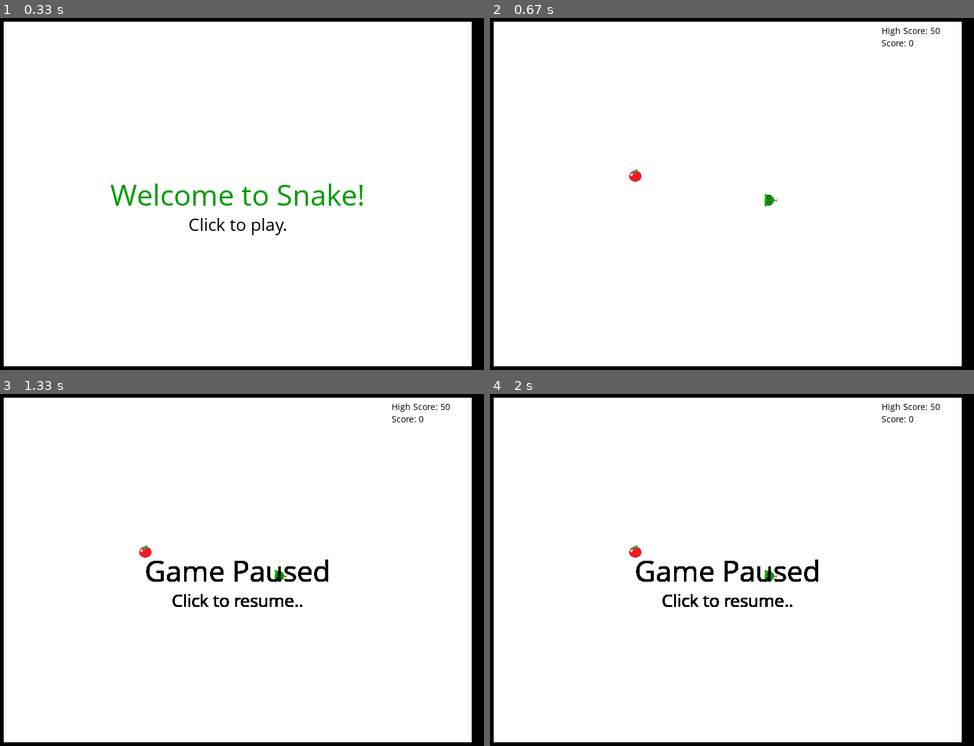
Above: before the commit, frames 1-4 (two rows, left to right).
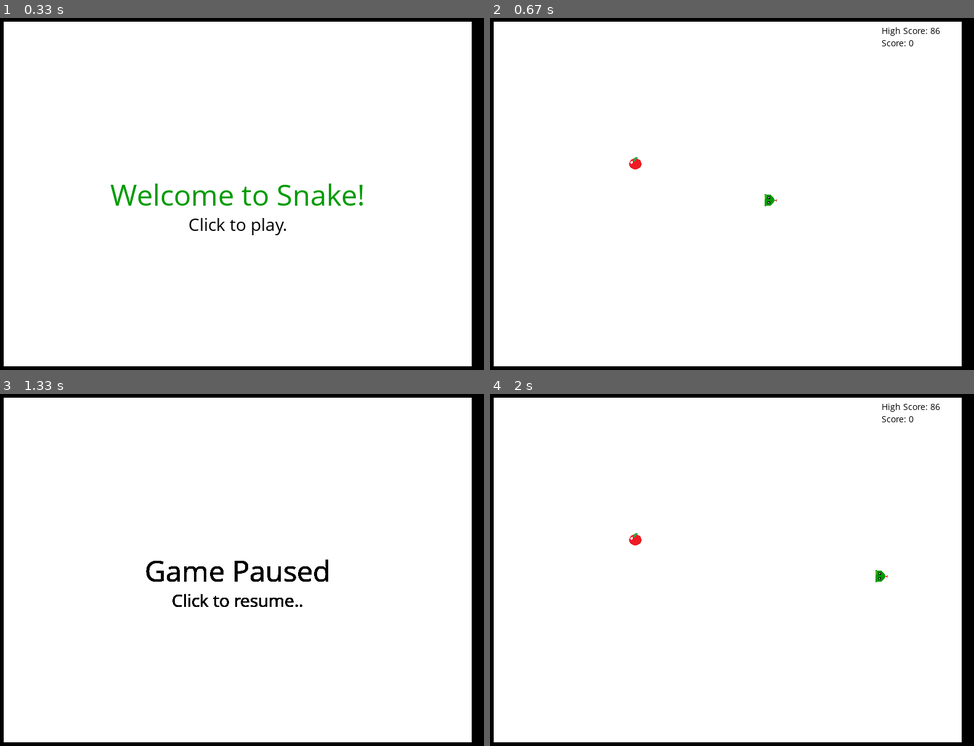
Above: after the commit, the same moments.

Repository: HannahGuo/PythonSnake
Game: pygame game, started from PyGameTest.py
Two runs of this game, one before a commit and one after it. Both use one fixed random seed, a clock stepped at 60 frames per second and the inputs below.
Inputs:
- Up to frame 1 (0.33 s): no input
- Up to frame 2 (0.67 s): click "Click to play." at 0.42 s
- Up to frame 3 (1.33 s): hold P 0.67-1.13 s; hold Right 0.67-1.13 s; hold P from 1.17 s (still down); hold Right from 1.17 s (still down)
- Up to frame 4 (2 s): release P at 1.63 s; release Right at 1.63 s

Frame 1 is identical in both runs. In frame 2, 0.1% of the frame differs, in the area x 28-94%, y 2-47%; in frame 3, 0.3%; in frame 4, 1.3%, in the area x 28-94%, y 2-61%.

Commit message:
Added golden apple and basic comments

Diff:
--- a/PyGameTest.py
+++ b/PyGameTest.py
@@ -1,14 +1,16 @@
 import pygame
 import random
-import pickle
+import pickle  # pickle is used for high score saving
 
 pygame.init()
 
+# Color definitions
 white = (255, 255, 255)
 black = (0, 0, 0)
 red = (255, 0, 0)
 green = (0, 155, 0)
 
+# Game property constants
 block_size = 20
 display_width = 800
 display_height = 600
@@ -18,8 +20,10 @@
 scoreOffsetY = 25
 FPS = 15
 
+# Game variables
 degrees = 270
 randAppleX, randAppleY = (0,) * 2
+goldenApple = random.randint(1, 10) == 10
 lead_x = display_width / 2
 lead_y = display_height / 2
 lead_x_change = block_size
@@ -28,17 +32,25 @@
 highScore = 0
 snakeList = []
 
+# Importing font
 bodyFont = pygame.font.SysFont("comicsansms", 50)
+
+# Importing images
 snakeHeadImage = pygame.image.load("SnakeHead.png")
 snakeBodyImage = pygame.image.load("SnakeBody.png")
 appleImage = pygame.image.load("Apple.png")
+goldenAppleImage = pygame.image.load("GoldenApple.png")
 icon = pygame.image.load("Icon.png")
 
+
+# Configuring display
 gameDisplay = pygame.display.set_mode((display_width, display_height))
 pygame.display.set_caption("Snake")
 pygame.display.set_icon(icon)
 clock = pygame.time.Clock()
 
+
+# High score loading
 try:
     with open('score.dat', 'rb') as file:
         highScore = pickle.load(file)
@@ -49,6 +61,10 @@
 
 
 def startScreen():
+    """
+    This function loads the start screen of the game.
+    :return:
+    """
     while True:
         fillBackground()
         put_message_center("Welcome to Snake!", green)
@@ -66,6 +82,12 @@
 
 
 def showScores(score, new):
+    """
+    This function displays the scores on the display.
+    :param score:
+    :param new:
+    :return:
+    """
     screen_text = pygame.font.SysFont("comicsansms", 15).render("Score: " + str(score), True, black)
     gameDisplay.blit(screen_text, (display_width - scoreOffsetX, scoreOffsetY + 20))
 
@@ -78,12 +100,16 @@
 
 
 def pause():
+    """
+    This function handles the paused event.
+    :return:
+    """
     while True:
         events = pygame.event.get()
         for event in events:
             if event.type == pygame.QUIT:
                 quitProgram()
-            if event.type == pygame.MOUSEBUTTONDOWN:
+            if event.type == pygame.MOUSEBUTTONDOWN or event.key == pygame.K_p:
                 return
 
         put_message_center("Game Paused", black, )
@@ -92,20 +118,42 @@
 
 
 def randomApple():
+    """
+    This function handles the random apple generation.
+    :return:
+    """
     global randAppleX
     global randAppleY
-    randAppleX = round(random.randint(block_size, boundX - scoreOffsetX - (block_size * 2)) / block_size) * \
+    global goldenApple
+
+    goldenApple = generateGoldenApple()
+
+    randAppleX = round(random.randint(block_size * 2, boundX - scoreOffsetX - (block_size * 4)) / block_size) * \
                  block_size
-    randAppleY = round(random.randint(block_size, boundY - scoreOffsetY - (block_size * 2)) / block_size) * \
+    randAppleY = round(random.randint(block_size * 2, boundY - scoreOffsetY - (block_size * 4)) / block_size) * \
                  block_size
 
-    while any(randAppleX in sublist for sublist in snakeList) and any(randAppleY in sublist for sublist in snakeList):
-        randAppleX = round(random.randint(block_size, display_width - scoreOffsetX - (block_size * 2)) / block_size) * \
+    while any(randAppleX in sublist for sublist in snakeList) or any(randAppleY in sublist for sublist in snakeList):
+        randAppleX = round(random.randint(block_size * 2, boundX - scoreOffsetX - (block_size * 4)) / block_size) * \
                      block_size
-        randAppleY = round(random.randint(block_size, display_height - 30 - (block_size * 2)) / block_size) * block_size
+        randAppleY = round(random.randint(block_size * 2, boundY - scoreOffsetY - (block_size * 4)) / block_size) * \
+                     block_size
+
+
+def generateGoldenApple():
+    """
+    This function returns if a golden apple should be generated or not.
+    :return:
+    """
+    return random.randint(1, 20) == 1
 
 
 def snake(snakeList):
+    """
+    This function handles blitting the snake and rotating the head of the snake.
+    :param snakeList:
+    :return:
+    """
     rotatedHead = pygame.transform.rotate(snakeHeadImage, degrees)
 
     gameDisplay.blit(rotatedHead, (snakeList[-1][0], snakeList[-1][1]))
@@ -115,28 +163,54 @@
 
 
 def put_message_center(message, color):
+    """
+    This function displays a message in the center of the screen.
+    :param message:
+    :param color:
+    :return:
+    """
     screen_text = bodyFont.render(message, True, color)
     gameDisplay.blit(screen_text, [(display_width / 2) - (screen_text.get_rect().width / 2),
                                    (display_height / 2) - (screen_text.get_rect().height / 2)])
 
 
 def put_message_custom(message, color, offsetY, fontSize=50):
+    """
+    This function puts a message on the screen based off an offset to the center.
+    :param message:
+    :param color:
+    :param offsetY:
+    :param fontSize:
+    :return:
+    """
     screen_text = pygame.font.SysFont("comicsansms", fontSize).render(message, True, color)
     gameDisplay.blit(screen_text, [(display_width / 2) - (screen_text.get_rect().width / 2),
                                    ((display_height / 2) - (screen_text.get_rect().height / 2) + offsetY)])
 
 
 def quitProgram():
+    """
+    This function quits the program.
+    :return:
+    """
     pygame.quit()
     exit()
 
 
 def fillBackground():
+    """
+    This function fills the game display background.
+    :return:
+    """
     gameDisplay.fill(black)
     gameDisplay.fill(white, [block_size, block_size, boundX, boundY])
 
 
 def reset():
+    """
+    This function resets all the variables to their default value (i.e. starting a new game)
+    :return:
+    """
     global appleCounter
     global degrees
     global highScore
@@ -147,6 +221,7 @@
     global randAppleX
     global randAppleY
     global snakeList
+    global goldenApple
 
     degrees = 270
     lead_x = display_width / 2
@@ -155,9 +230,15 @@
     lead_y_change = 0
     randAppleX, randAppleY, appleCounter = (0,) * 3
     snakeList = []
+    goldenApple = generateGoldenApple()
+
 
 
 def gameLoop():
+    """
+    This is the main game loop, called by startScreen() earlier.
+    :return:
+    """
     global appleCounter
     global degrees
     global highScore
@@ -166,17 +247,21 @@
     global lead_x_change
     global lead_y_change
     global snakeList
+    global goldenApple
     lead_x_change = block_size
     lead_y_change = 0
     gameOver = False
+    goldenApple = generateGoldenApple()
 
     randomApple()
 
     while True:
         events = pygame.event.get()
-
-        while gameOver:
+        fillBackground()
+
+        while gameOver:  # the user lost
             if highScore < appleCounter:
+                # set new high score if applicable
                 with open('score.dat', 'rb') as file:
                     highScore = pickle.load(file)
                 with open('score.dat', 'wb') as file:
@@ -221,30 +306,37 @@
         lead_y += lead_y_change
 
         if lead_x == randAppleX and lead_y == randAppleY:
+            if goldenApple:
+                appleCounter += 3
+            else:
+                appleCounter += 1
             randomApple()
-            appleCounter += 1
-
-        fillBackground()
-        gameDisplay.blit(appleImage, (randAppleX, randAppleY))
-
-        snakeHead = [lead_x, lead_y]
-
+
+        snakeHead = [lead_x, lead_y]  # updates the snake's head location
+
+        # checks if a golden apple should be generated
+        if goldenApple:
+            gameDisplay.blit(goldenAppleImage, (randAppleX, randAppleY))
+        else:
+            gameDisplay.blit(appleImage, (randAppleX, randAppleY))
+
+        # condition checking if the snake has run into itself or gone out of bounds
         if snakeHead in snakeList[:-1] or \
                 (lead_x > boundX or lead_x < block_size or lead_y > boundY or lead_y < block_size):
             gameOver = True
 
-        snakeList.append(snakeHead)
-        snake(snakeList)
-
-        if len(snakeList) > appleCounter:
+        snakeList.append(snakeHead)  # add the snakeHead
+        snake(snakeList)             # generate the snake
+
+        if len(snakeList) > appleCounter:  # delete the first element of the snakeList.
             del snakeList[0]
 
-        with open('score.dat', 'rb') as file:
+        with open('score.dat', 'rb') as file:  # load high score
             highScore = pickle.load(file)
 
         showScores(appleCounter, highScore < appleCounter)
         pygame.display.update()
-        clock.tick(FPS)
+        clock.tick(FPS)  # set FPS
 
 
 startScreen()
Binary file added: GoldenApple.png
Not shown, changed: score.dat
